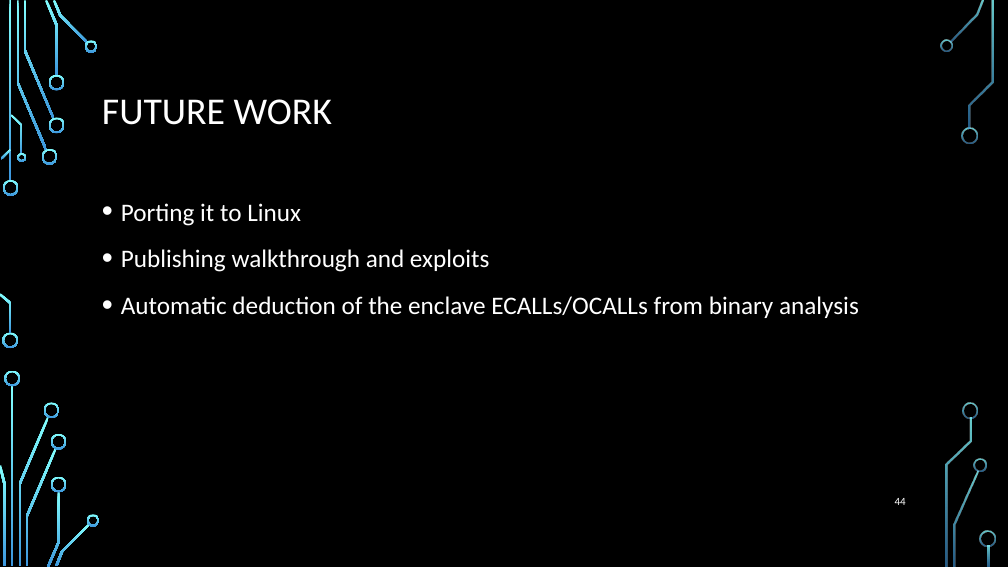
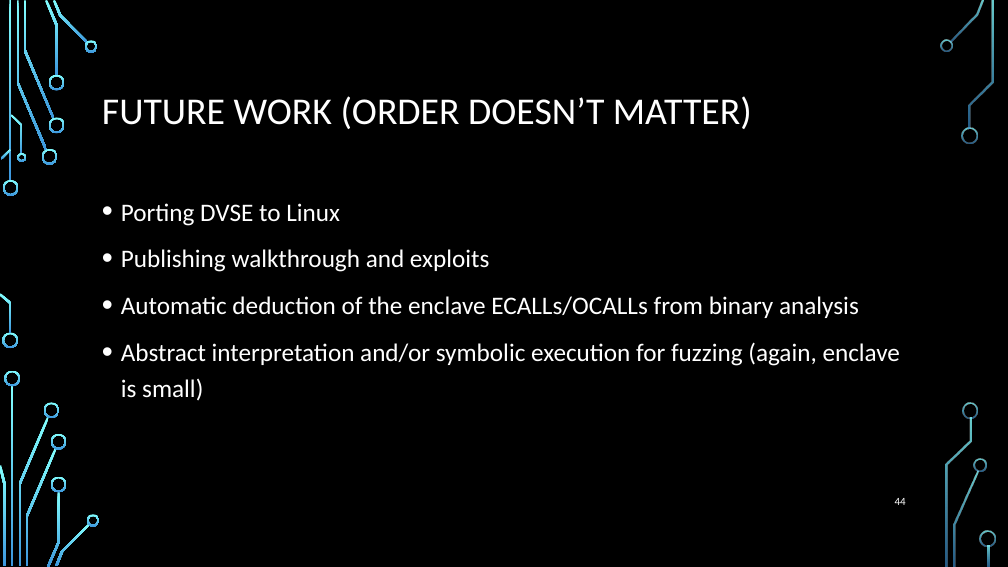
Before and after one commit to wireshrink/RECONMTL-2017, a slide deck: slide 44 of docs/SGX Enclave Programming - Common Mistakes.pptx. Drawn at 1008x567 pixels with LibreOffice and Linux fonts; fonts in the diff are those of the drawing; background and template pictures are left out. Boxes give left, top, right and bottom in pixels: in the first picture for what was removed or moved away, otherwise in the second. Text is boxed around its words. In the diff, an @@ line names an element or a change of style, - is before the commit and + after.

```diff
--- a/docs/SGX Enclave Programming - Common Mistakes.pptx
+++ b/docs/SGX Enclave Programming - Common Mistakes.pptx
@@ title at (102, 96, 752, 129): text changed @@
-FUTURE WORK
+FUTURE WORK (ORDER DOESN’T MATTER)
@@ text at (121, 203, 340, 226): text changed @@
-• Porting it to Linux
+• Porting DVSE to Linux
@@ text at (121, 342, 900, 401): paragraph added @@
+• Abstract interpretation and/or symbolic execution for fuzzing (again, enclave is small)
```
Also in this commit, not shown: 1 other slide changed, 4 other files.
